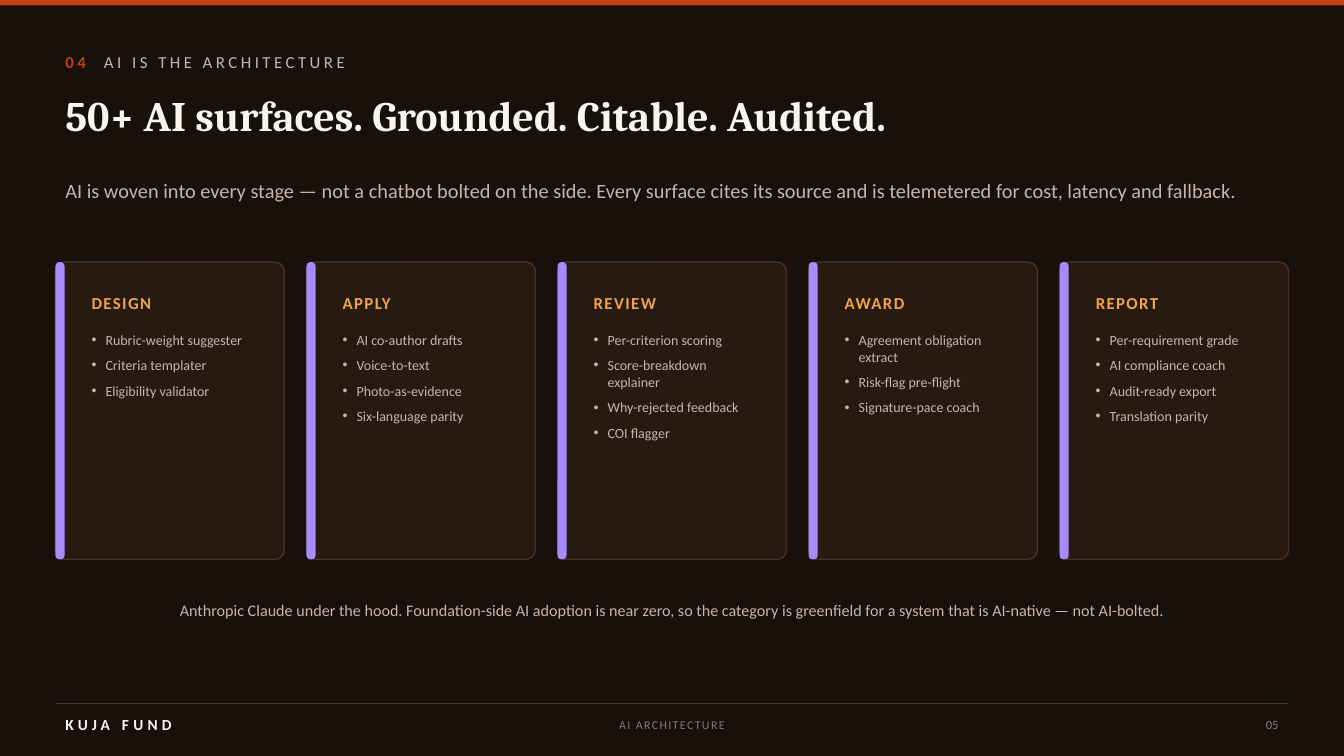
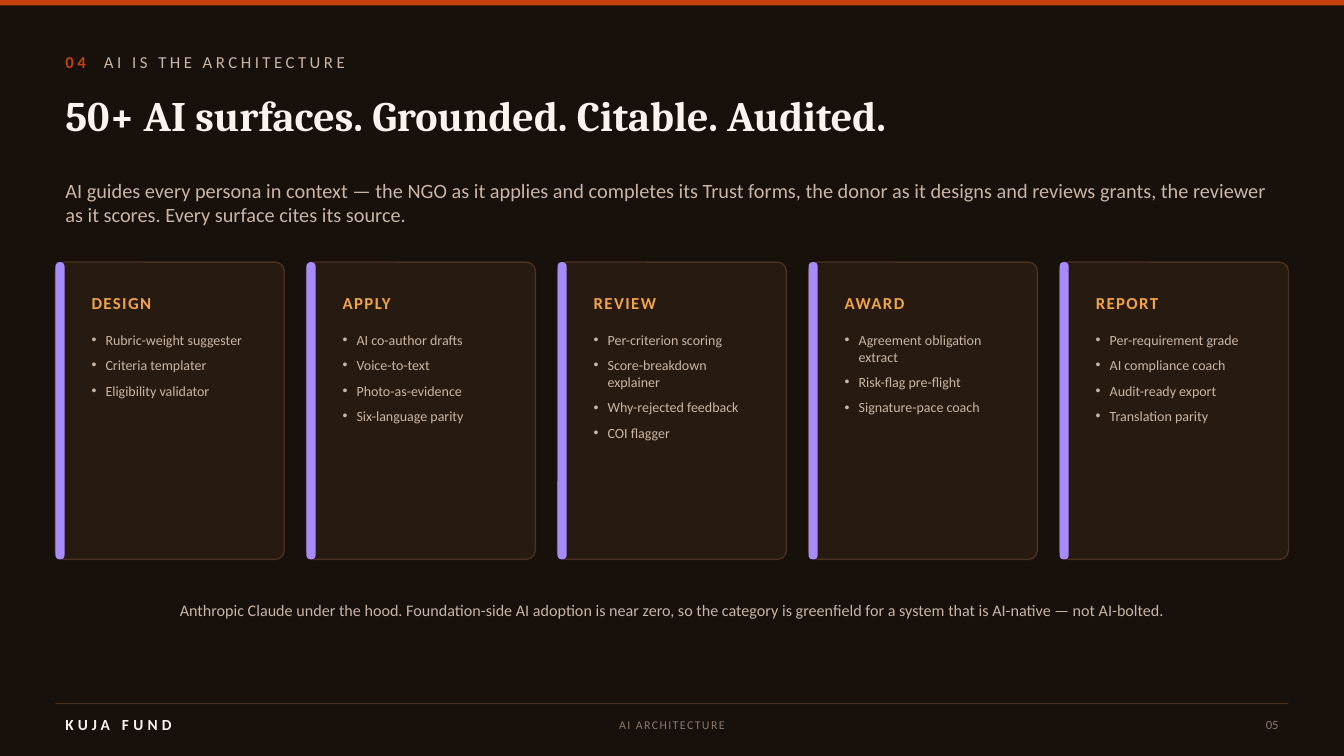
Before and after one commit to idirisloyan/kuja-grant, a slide deck: slide 5 of docs/Kuja_Grant_Pitch_Deck_V6_Aug2026.pptx. Drawn at 1344x756 pixels with LibreOffice and Linux fonts; fonts in the diff are those of the drawing. Boxes give left, top, right and bottom in pixels: in the first picture for what was removed or moved away, otherwise in the second. Text is boxed around its words. In the diff, an @@ line names an element or a change of style, - is before the commit and + after.

```diff
--- a/docs/Kuja_Grant_Pitch_Deck_V6_Aug2026.pptx
+++ b/docs/Kuja_Grant_Pitch_Deck_V6_Aug2026.pptx
@@ text at [65, 184, 1265, 225]: text changed @@
-AI is woven into every stage — not a chatbot bolted on the side. Every surface cites its source and is telemetered for cost, latency and fallback.
+AI guides every persona in context — the NGO as it applies and completes its Trust forms, the donor as it designs and reviews grants, the reviewer as it scores. Every surface cites its source.
```
Also in this commit, not shown: 5 other slides changed.
